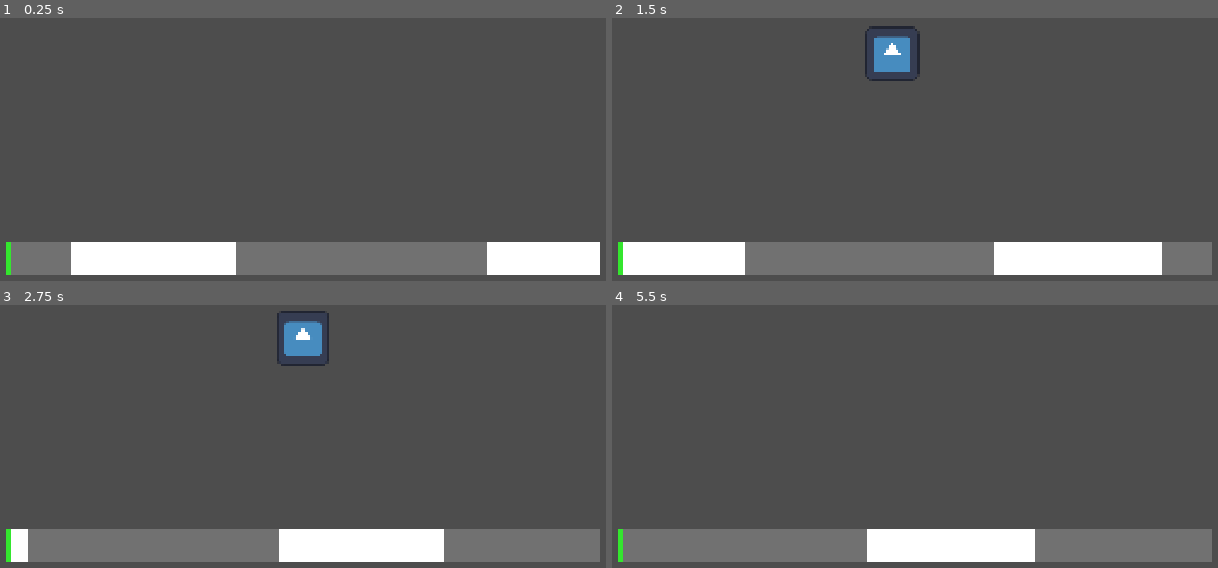
Above: before the commit, frames 1-4 (two rows, left to right).
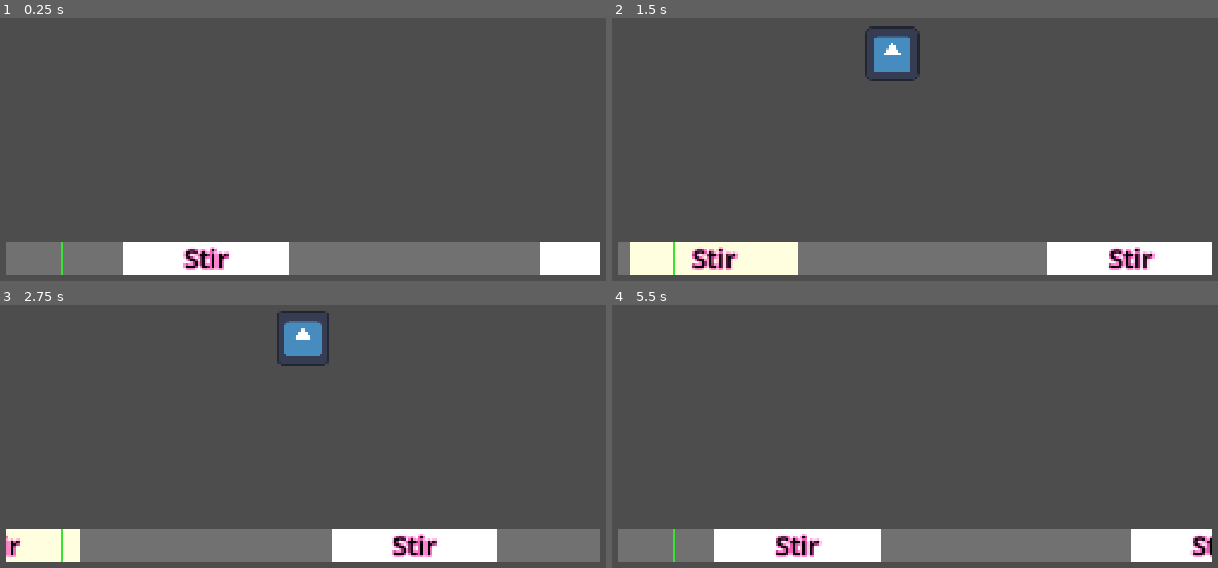
Above: after the commit, the same moments.

Repository: nstryder/Pumpkin-And-Mayhem
Game: Godot game, scene res://debug/test_cooking_pot.tscn
The game is run twice, just before and just after one commit, with the same random seed, the same clock (stepped at 60 frames per second) and the same inputs. This scene is started directly instead of the project's main scene. The engine's default icon, where the game draws it, is replaced by a stand-in: a white triangle on a blue panel in a dark square.
Inputs (mouse positions are in pixels of both pictures, inside the frame that each line leads up to):
- Up to frame 1 (0.25 s): no input
- Up to frame 2 (1.5 s): move the mouse to (1090, 136) at 0.52 s; click (1090, 136) at 0.67 s; drag from (757, 181) to (872, 246) at 1.27 s
- Up to frame 3 (2.75 s): move the mouse to (381, 347) at 2.02 s; click (381, 347) at 2.17 s
- Up to frame 4 (5.5 s): drag from (872, 533) to (672, 378) at 2.77 s; move the mouse to (1157, 512) at 3.52 s; click (1157, 512) at 3.67 s; drag from (672, 378) to (793, 331) at 4.27 s; move the mouse to (957, 444) at 5.02 s; click (957, 444) at 5.17 s

The runs differ from the first frame. In frame 1, 3.9% of the frame differs, in the area x 0-90%, y 85-98%; in frame 2, 6.4%; in frame 3, 4.2%; in frame 4, 8.2%, in the area x 0-100%, y 85-98%.

Commit message:
Add color coding and offset to action visuals

Diff:
--- /dev/null
+++ b/src/game_components/timeline_action_item.gd
@@ -0,0 +1,20 @@
+extends ColorRect
+class_name TimelineActionItem
+
+
+const SELF_SCENE = preload("uid://41g1rrdsc4h")
+
+
+var prompt_text: String
+
+@onready var label: Label = %Label
+
+# Called when the node enters the scene tree for the first time.
+func _ready() -> void:
+	label.text = prompt_text
+
+
+static func construct(prompt: String) -> TimelineActionItem:
+	var instance: TimelineActionItem = SELF_SCENE.instantiate()
+	instance.prompt_text = prompt
+	return instance
--- /dev/null
+++ b/src/game_components/timeline_action_item.tscn
@@ -0,0 +1,26 @@
+[gd_scene format=3 uid="uid://41g1rrdsc4h"]
+
+[ext_resource type="Script" uid="uid://cec1s1s4erhd2" path="res://src/game_components/timeline_action_item.gd" id="1_j7mn6"]
+
+[sub_resource type="LabelSettings" id="LabelSettings_lwrwe"]
+font_size = 64
+font_color = Color(0, 0, 0, 1)
+outline_size = 16
+outline_color = Color(1, 0.3817402, 0.7732658, 1)
+
+[node name="TimelineActionItem" type="ColorRect" unique_id=383126054]
+script = ExtResource("1_j7mn6")
+
+[node name="CenterContainer" type="CenterContainer" parent="." unique_id=1345605888]
+layout_mode = 1
+anchors_preset = 15
+anchor_right = 1.0
+anchor_bottom = 1.0
+grow_horizontal = 2
+grow_vertical = 2
+
+[node name="Label" type="Label" parent="CenterContainer" unique_id=1902758857]
+unique_name_in_owner = true
+layout_mode = 2
+text = "Act"
+label_settings = SubResource("LabelSettings_lwrwe")
--- a/src/game_screens/cooking_pot_game.gd
+++ b/src/game_screens/cooking_pot_game.gd
@@ -5,20 +5,26 @@
 	var method: Callable
 	var start_time: float
 	var window_duration: float
+	var visual: TimelineActionItem
 
 
 var actions: Array[TimelineAction] = []
 var current_prompt: Node2D
 var scroll_speed: float = 200.0
+var visual_offset: int = 128
+var current_action_idx: int = 0
+var fails: int = 0
 
 
 @onready var timeline_player: AnimationPlayer = $TimelinePlayer
 @onready var timer: Timer = $Timer
 @onready var output: Label = $Output
 @onready var action_holder: Control = %ActionHolder
+@onready var action_line: ColorRect = %ActionLine
 
 
 func _ready() -> void:
+	action_line.position.x = visual_offset
 	_get_timeline_actions()
 	_place_timeline_actions()
 	timer.timeout.connect(_on_action_missed)
@@ -40,27 +46,31 @@
 
 func _place_timeline_actions() -> void:
 	for action in actions:
-		var action_item := ColorRect.new()
+		var action_name: String = action.method.get_method().capitalize()
+		var action_item := TimelineActionItem.construct(action_name)
 		action_item.color = Color.WHITE
 		action_item.size.y = action_holder.size.y
-		# general eq: d = vt
-		# Position:x determined by time
-		# Size:x determined by time + window
-		action_item.position.x = scroll_speed * action.start_time
+		action_item.position.x = (scroll_speed * action.start_time) + visual_offset
 		action_item.size.x = scroll_speed * action.window_duration
 		action_holder.add_child(action_item)
+		action.visual = action_item
 
 
 func _process(delta: float) -> void:
 	action_holder.position.x -= scroll_speed * delta
 
 
-func act_circle(window: float) -> void:
+func _change_action_color(color: Color) -> void:
+	actions[current_action_idx].visual.color = color
+
+
+func stir(window: float) -> void:
 	var circle_input := CircleInput.construct()
 	add_child(circle_input)
 	circle_input.completed.connect(_on_action_completed)
 	current_prompt = circle_input
 	timer.start(window)
+	_change_action_color(Color.LIGHT_YELLOW)
 
 
 func show_text(text: String) -> void:
@@ -73,12 +83,14 @@
 func _on_action_completed() -> void:
 	timer.stop()
 	current_prompt.queue_free()
-	actions.pop_front()
+	_change_action_color(Color.SPRING_GREEN)
 	show_text("Nice!")
+	current_action_idx += 1
 
 
 func _on_action_missed() -> void:
-	timeline_player.stop()
 	current_prompt.queue_free()
+	_change_action_color(Color.PALE_VIOLET_RED)
+	fails += 1
 	show_text("Failed...")
-	set_process(false)
+	current_action_idx += 1
--- a/src/game_screens/cooking_pot_game.tscn
+++ b/src/game_screens/cooking_pot_game.tscn
@@ -17,13 +17,13 @@
 "transitions": PackedFloat32Array(1, 1, 1),
 "values": [{
 "args": [2.0],
-"method": &"act_circle"
+"method": &"stir"
 }, {
 "args": [2.0],
-"method": &"act_circle"
+"method": &"stir"
 }, {
 "args": [2.0],
-"method": &"act_circle"
+"method": &"stir"
 }]
 }
 
@@ -98,6 +98,7 @@
 grow_vertical = 2
 
 [node name="ActionLine" type="ColorRect" parent="TimelineVisual/Mask" unique_id=1712842503]
+unique_name_in_owner = true
 layout_mode = 1
 anchors_preset = 4
 anchor_top = 0.5
Not shown, added: src/game_components/timeline_action_item.gd.uid
